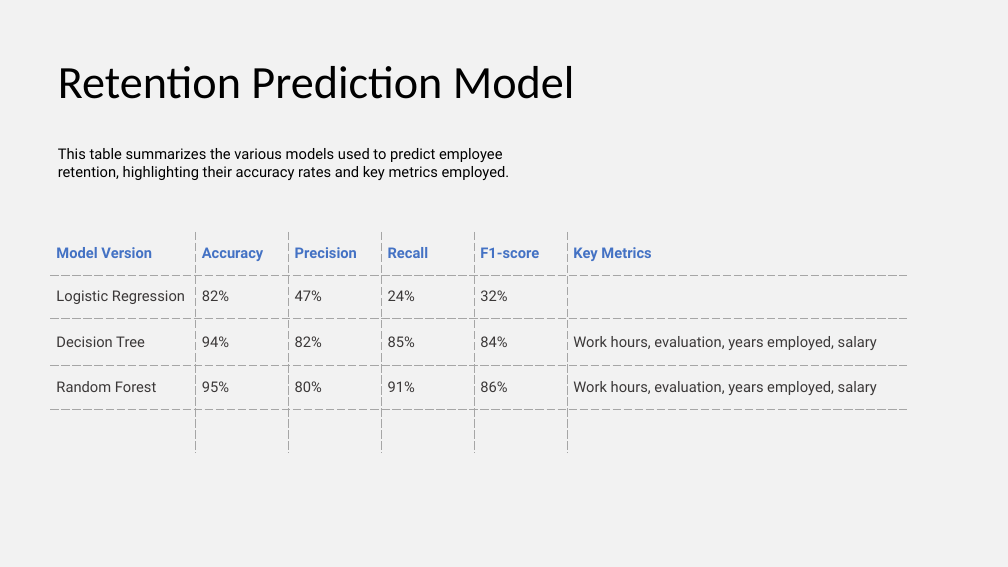
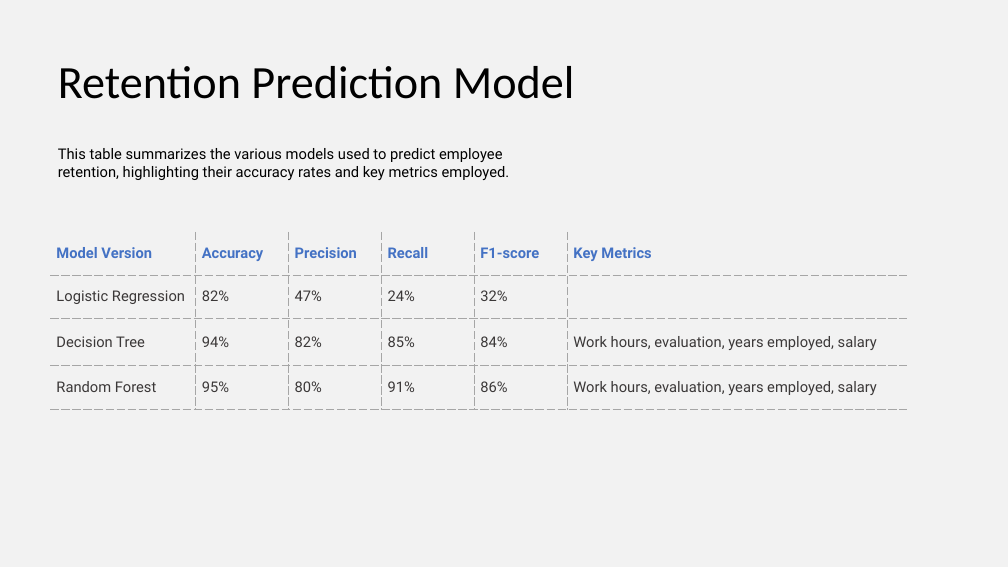
Before and after one commit to yuanchenGH/data_analysis_employee_turnover_project, a slide deck: slide 4 of Executive Summary.pptx (slide 5 before the commit). Drawn at 1008x567 pixels with LibreOffice and Linux fonts; fonts in the diff are those of the drawing. Boxes give left, top, right and bottom in pixels: in the first picture for what was removed or moved away, otherwise in the second. Text is boxed around its words. In the diff, an @@ line names an element or a change of style, - is before the commit and + after.

```diff
--- a/Executive Summary.pptx
+++ b/Executive Summary.pptx
@@ table at [51,232,907,410] @@
-row 5:  |  |  |  |  | 
```
Also in this commit, not shown: 1 other slide changed, 1 slide removed.
